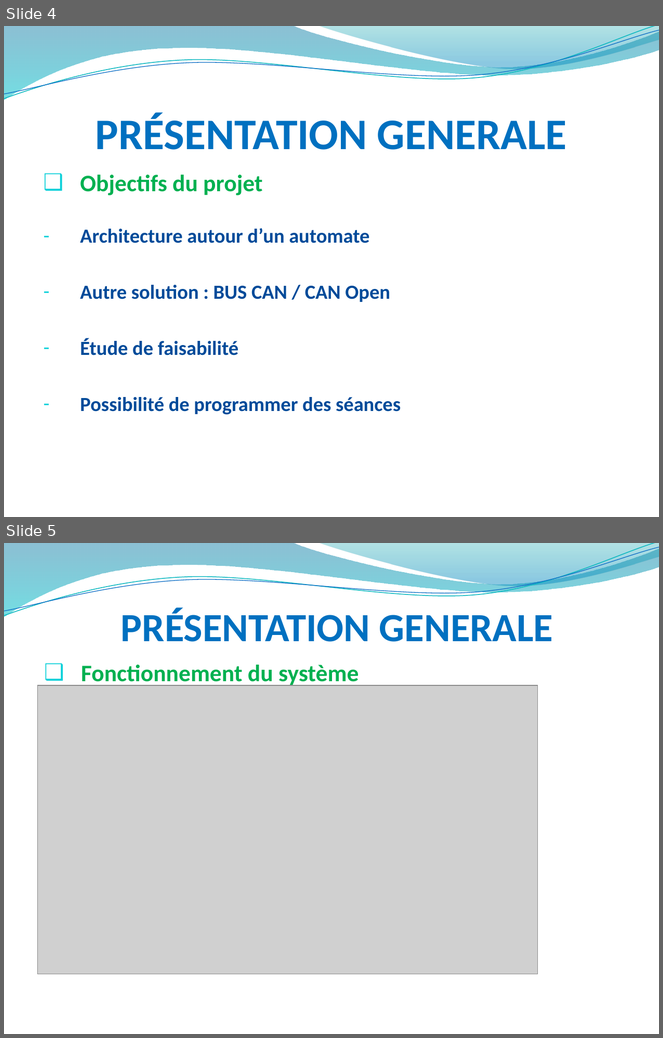
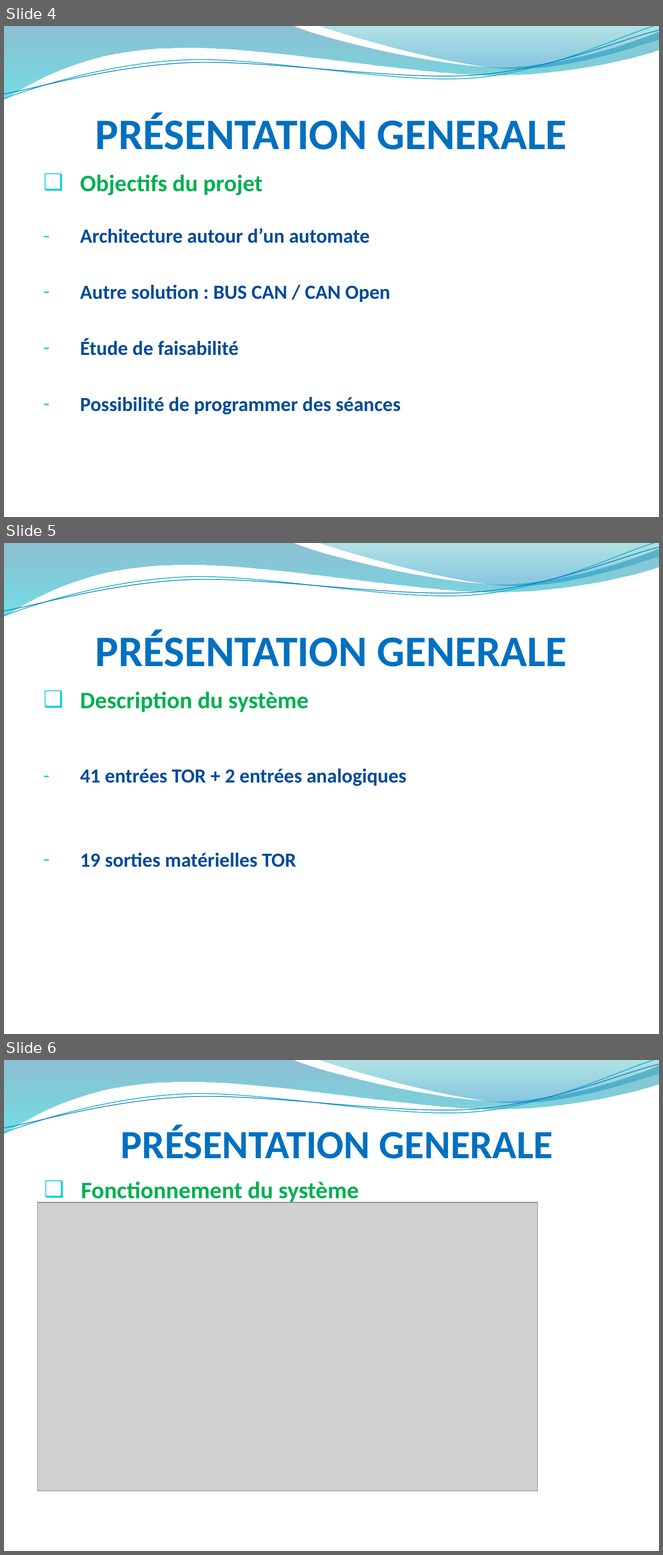
Before and after one commit to hardware/AscenseurPoissons, a slide deck: REVUES/REVUE ANALYSE/RevueAnalysePPT.pptx. Shown one above the other, each under a label of ours: slides 4 and 5 before the commit, slides 4, 5 and 6 after it. The pictures are 663x1038 and 663x1555 pixels, drawn with LibreOffice and Linux fonts; fonts in the diff are those of the drawing; grey boxes stand for pictures; background and template pictures are left out. Boxes give left, top, right and bottom in pixels: in the first picture for what was removed or moved away, otherwise in the second. Text is boxed around its words. In the diff, an @@ line names an element or a change of style, - is before the commit and + after.

Commit message:
Modif PPT

```diff
--- a/REVUES/REVUE ANALYSE/RevueAnalysePPT.pptx
+++ b/REVUES/REVUE ANALYSE/RevueAnalysePPT.pptx
@@ slide 5 added at (x1=4, y1=543, x2=659, y2=1034), background picture (left out); not listed: 4 template elements that a slide beside it also shows @@
@@ title added at (x1=96, y1=630, x2=567, y2=667), 48 pt, text #0070C0, bold @@
+PRÉSENTATION GENERALE
@@ text added at (x1=80, y1=692, x2=406, y2=867), 22 pt, text #004A99, bold @@
+❑ Description du système
+– 41 entrées TOR + 2 entrées analogiques
+– 19 sorties matérielles TOR
@@ what was slide 5 is now slide 6 @@
```
